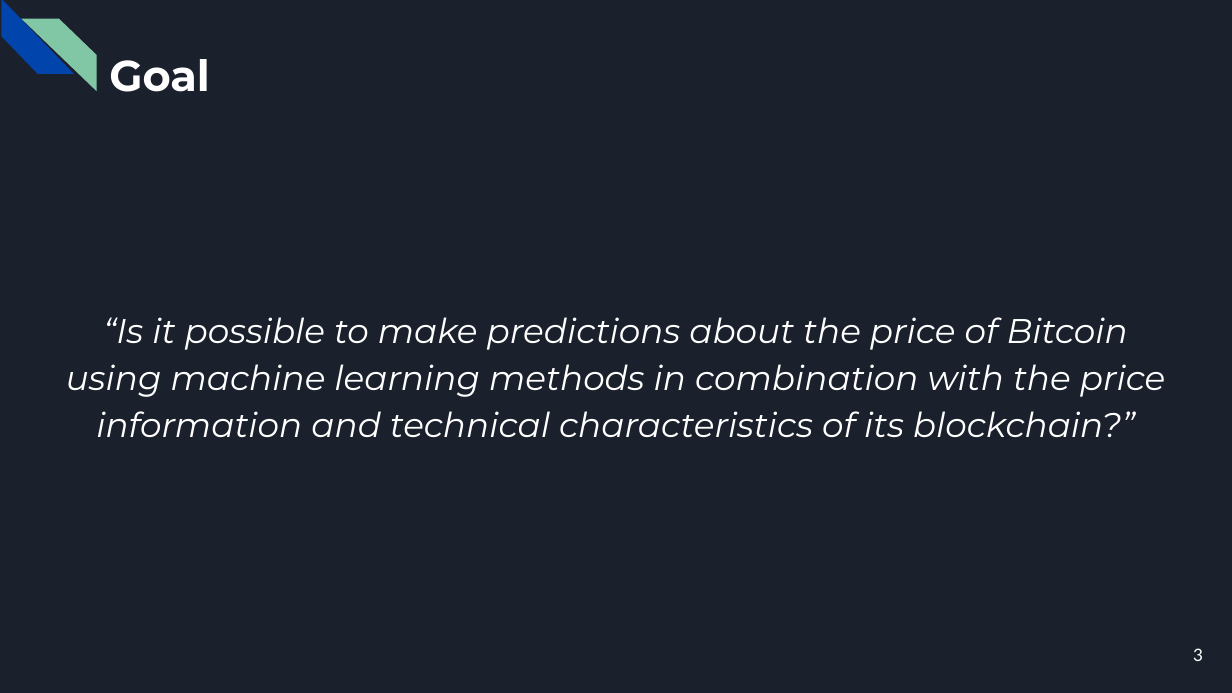
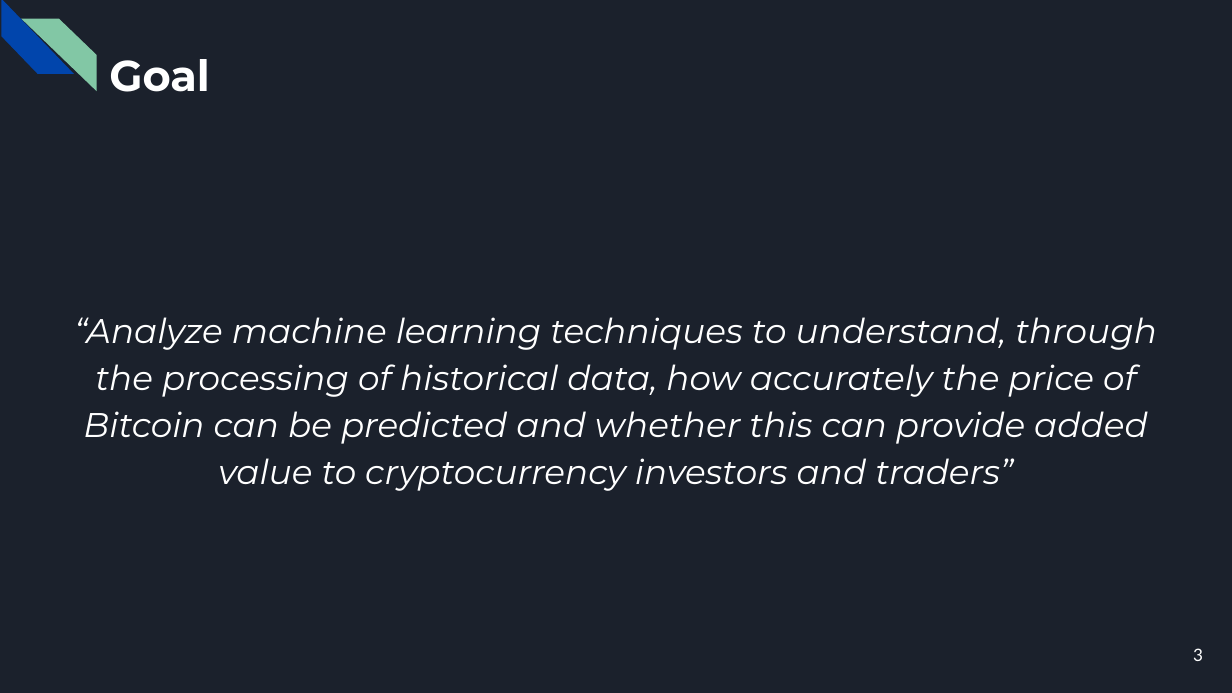
Before and after one commit to CorsiDanilo/bitcoin-price-prediction-with-pyspark, a slide deck: slide 3 of presentation/presentation.pptx. Drawn at 1232x693 pixels with LibreOffice and Linux fonts; fonts in the diff are those of the drawing. Boxes give left, top, right and bottom in pixels: in the first picture for what was removed or moved away, otherwise in the second. Text is boxed around its words. In the diff, an @@ line names an element or a change of style, - is before the commit and + after.

```diff
--- a/presentation/presentation.pptx
+++ b/presentation/presentation.pptx
@@ text at <box>74,317,1157,491</box>: text changed @@
-“Is it possible to make predictions about the price of Bitcoin using machine learning methods in combination with the price information and technical characteristics of its blockchain?”
+“Analyze machine learning techniques to understand, through the processing of historical data, how accurately the price of Bitcoin can be predicted and whether this can provide added value to cryptocurrency investors and traders”
```
